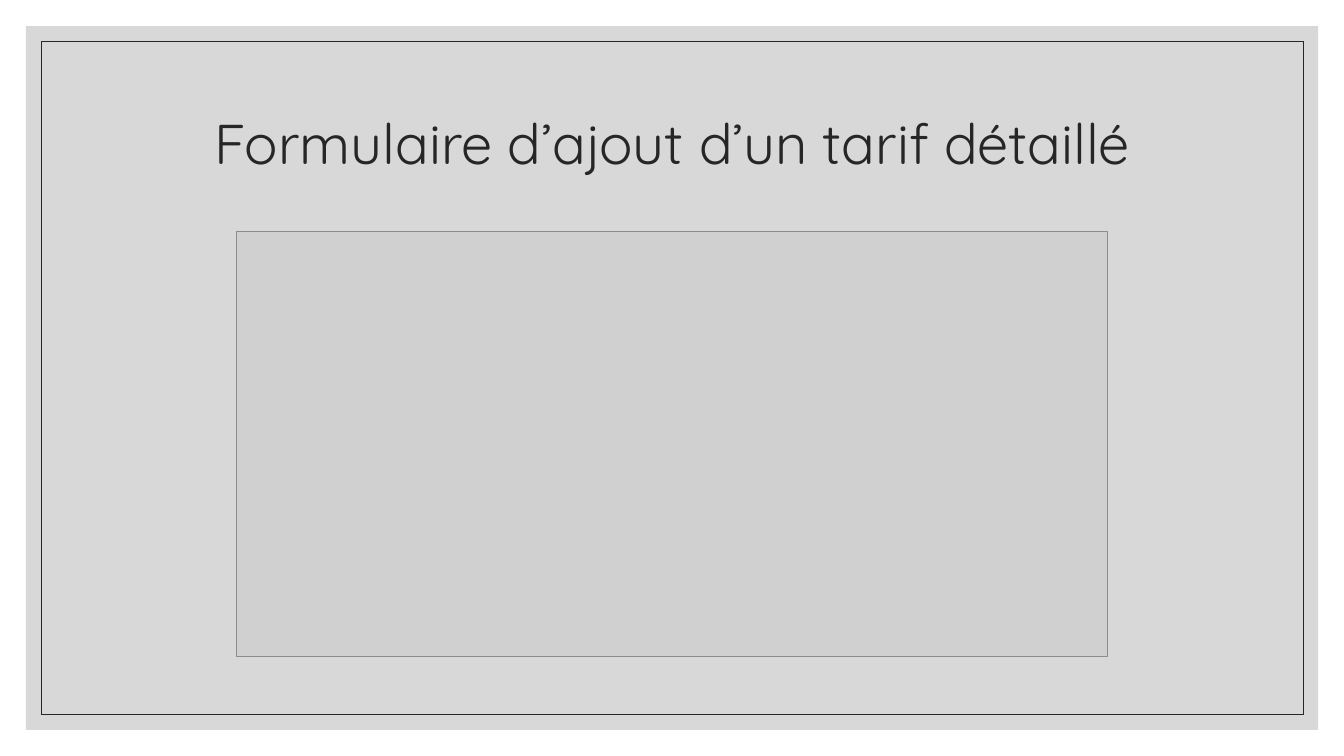
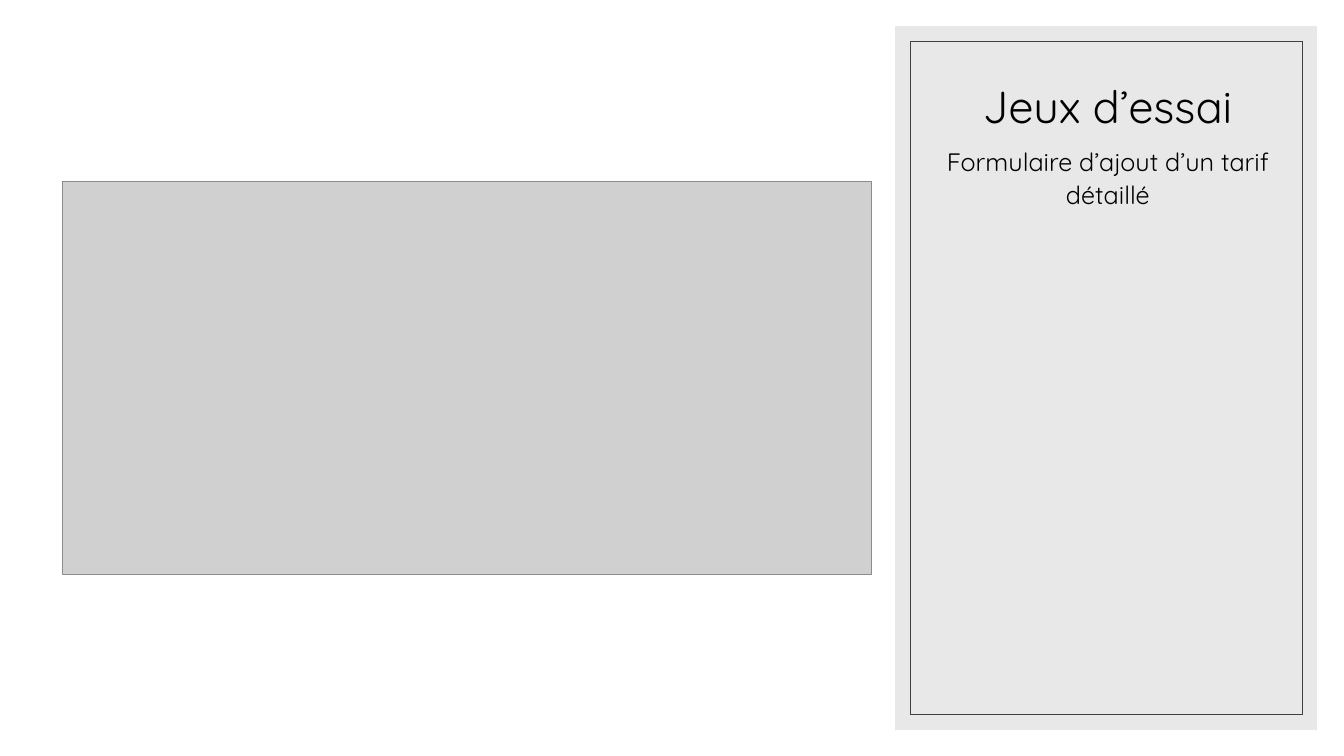
Before and after one commit to reyvaxreecded/Doc-Exam, a slide deck: slide 24 of Diapo.odp (slide 17 before the commit). Drawn at 1344x756 pixels with LibreOffice and Linux fonts; fonts in the diff are those of the drawing; grey boxes stand for pictures. Boxes give left, top, right and bottom in pixels: in the first picture for what was removed or moved away, otherwise in the second. Text is boxed around its words. In the diff, an @@ line names an element or a change of style, - is before the commit and + after.

```diff
--- a/Diapo.odp
+++ b/Diapo.odp
@@ freeform shape removed at [26,26,1319,730] @@
@@ freeform shape added at [895,26,1317,730], fill #D9D9D9 at 60% opacity @@
@@ freeform shape removed at [41,41,1304,715] @@
@@ freeform shape added at [910,41,1303,715], outline #404040 0.51 pt @@
@@ title added at [983,90,1232,124], 32 pt, text #000000 @@
+Jeux d’essai
@@ text "Formulaire d’ajout d’un tarif détaillé": place and size @@
-text "Formulaire d’ajout d’un tarif détaillé" at [214,122,1130,175]
+text "Formulaire d’ajout d’un tarif détaillé" at [947,152,1269,205]
@@ text "Formulaire d’ajout d’un tarif détaillé" at [947,152,1269,205]: size 40 to 18 pt, text colour #262626 to #000000; line spacing 0.9 to 1.1; more space between paragraphs; vertical alignment middle to top @@
@@ picture: place and size @@
-picture at [236,232,1108,656]
+picture at [63,181,871,576]
```
Also in this commit, not shown: 11 other slides changed, 9 slides added, 4 slides removed.
